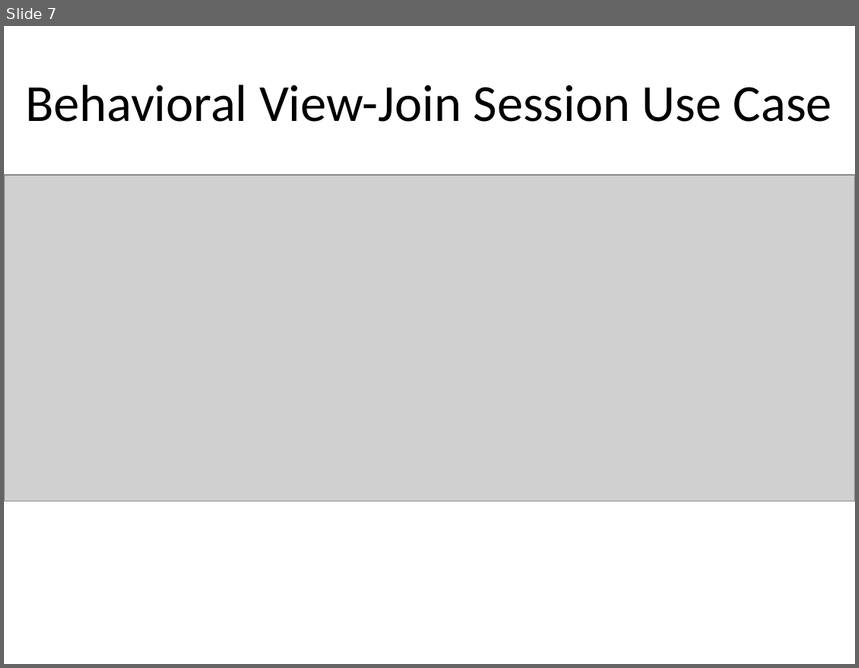
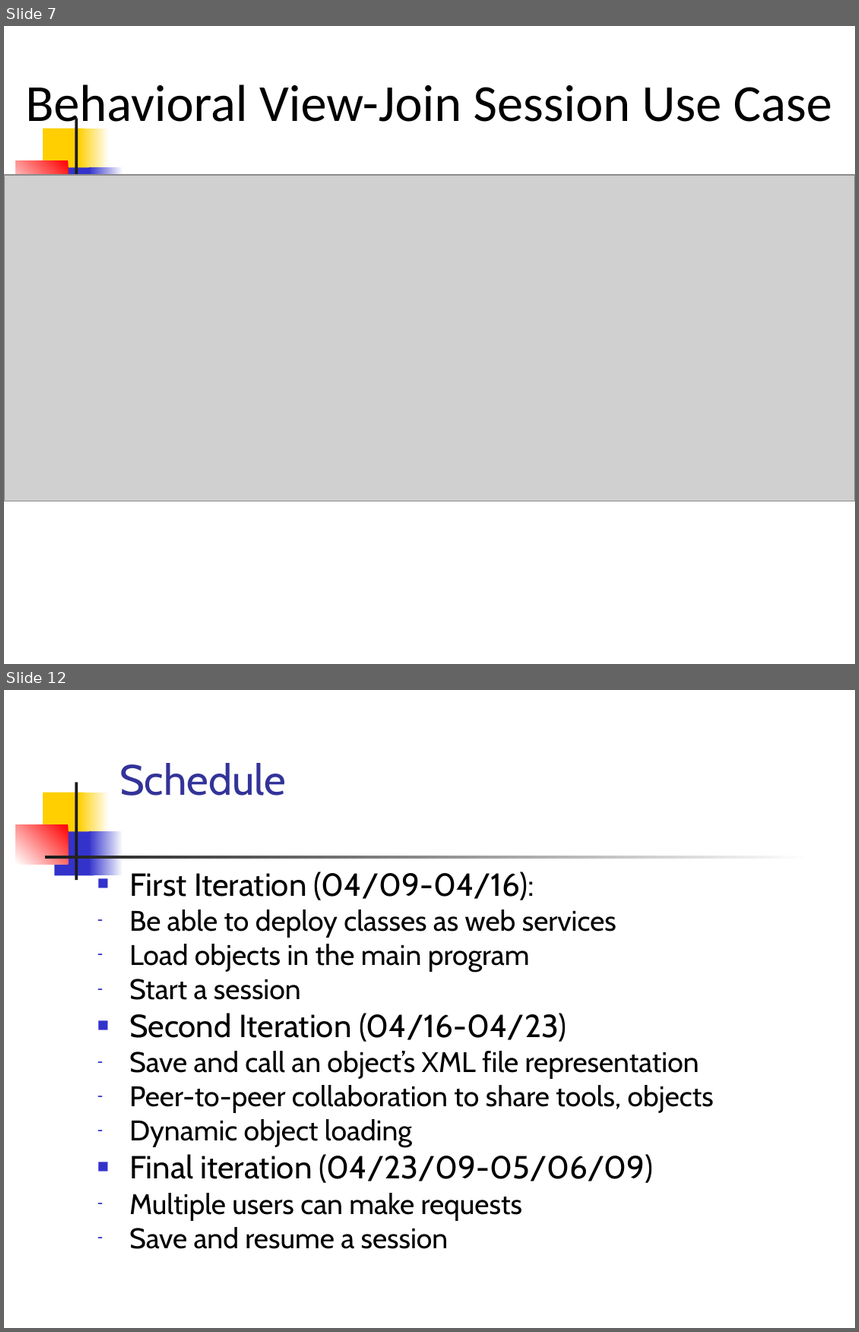
Before and after one commit to satpreetsingh/182mainproject, a slide deck: Documentation/04_10_Presentation.ppt. Shown one above the other, each under a label of ours: slide 7 before the commit, slides 7 and 12 after it; the slides between them are not shown. The pictures are 859x668 and 859x1332 pixels, drawn with LibreOffice and Linux fonts; fonts in the diff are those of the drawing; grey boxes stand for pictures. Boxes give left, top, right and bottom in pixels: in the first picture for what was removed or moved away, otherwise in the second. Text is boxed around its words. In the diff, an @@ line names an element or a change of style, - is before the commit and + after.

Commit message:
1)  Updated powerpoint to include everyone's slides. 2)  Updated Use Case to include SaveSession.

```diff
--- a/Documentation/04_10_Presentation.ppt
+++ b/Documentation/04_10_Presentation.ppt
@@ slide 12 added at (4,690,855,1328), background #FFFFFF; not listed: 6 template elements that a slide beside it also shows @@
@@ title added at (120,763,286,796), 36 pt, text #333399 @@
+Schedule
@@ rectangle added at (45,856,811,859), fill gradient #FFFFFF to #1C1C1C @@
@@ text added at (129,872,714,1249), 24 pt, text #000000 @@
+■ First Iteration (04/09-04/16):
+– Be able to deploy classes as web services
+– Load objects in the main program
+– Start a session
+■ Second Iteration (04/16-04/23)
+– Save and call an object’s XML file representation
+– Peer-to-peer collaboration to share tools, objects
+– Dynamic object loading
+■ Final iteration (04/23/09-05/06/09)
+– Multiple users can make requests
+– Save and resume a session
@@ slide 7 changed as well @@
@@ rectangle added at (44,128,84,173), fill #FFCF01 @@
@@ rectangle added at (75,118,77,216), fill #1C1C1C @@
@@ rectangle added at (79,128,110,173), fill gradient #FFFFFF to #FFCF01 @@
@@ rectangle added at (16,161,68,199), fill gradient #FF0000 to #FFFFFF @@
@@ rectangle added at (54,167,94,211), fill #3333CC @@
@@ rectangle added at (89,167,123,211), fill gradient #FFFFFF to #3333CC @@
```
Also in this commit, not shown: 6 other slides changed, 10 other slides added, 5 slides removed, 1 other file.
